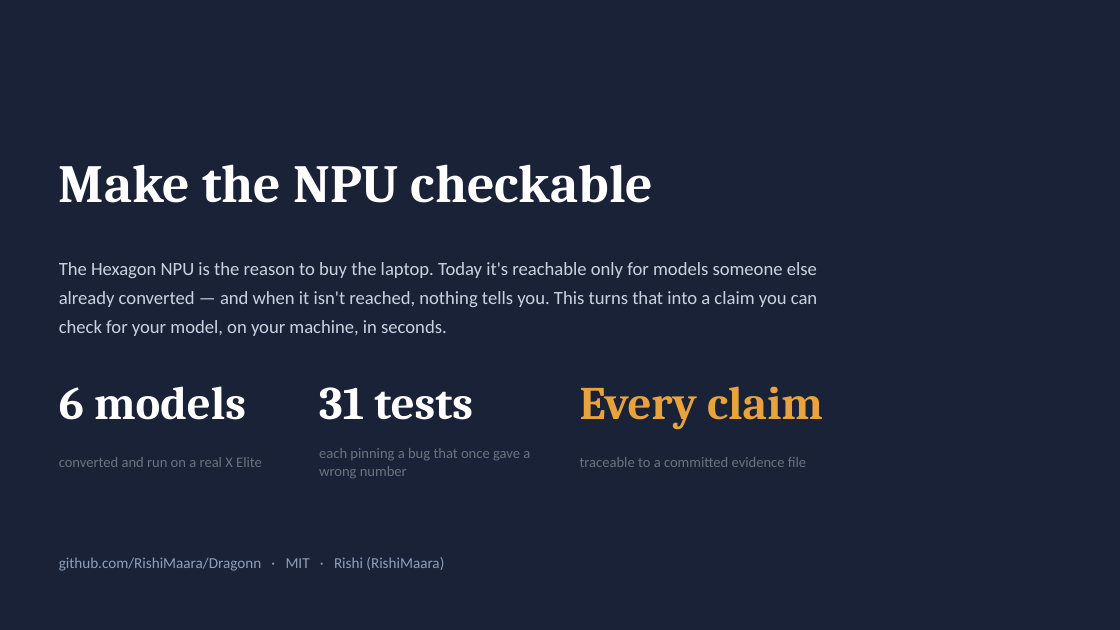
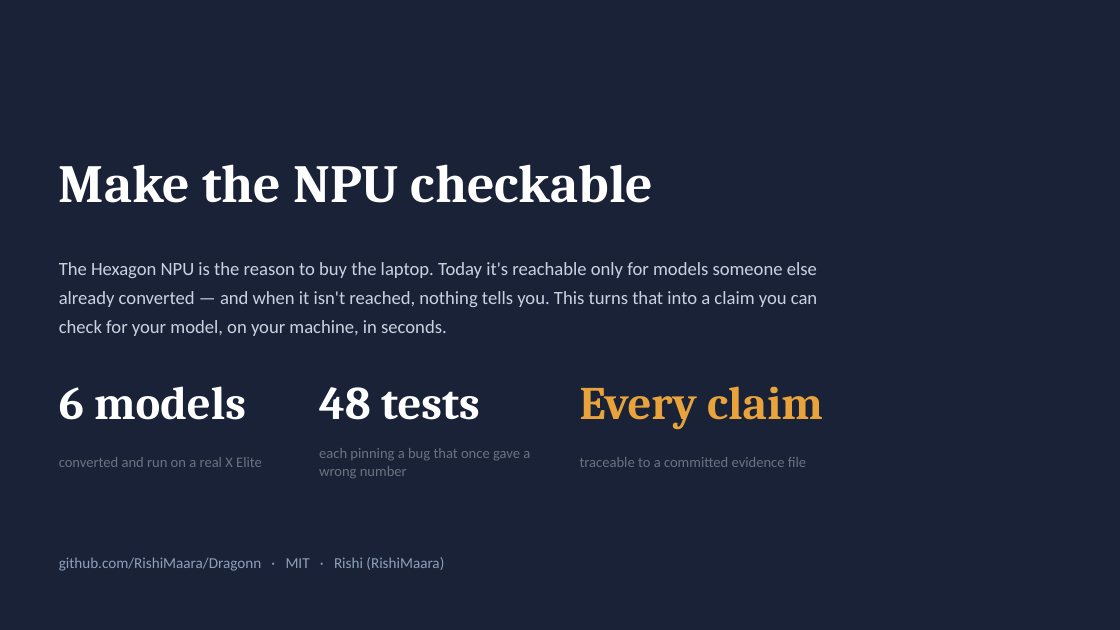
Before and after one commit to RishiMaara/Dragonn, a slide deck: slide 10 of docs/Hexagon-Bridge-Submission.pptx. Drawn at 1120x630 pixels with LibreOffice and Linux fonts; fonts in the diff are those of the drawing. Boxes give left, top, right and bottom in pixels: in the first picture for what was removed or moved away, otherwise in the second. Text is boxed around its words. In the diff, an @@ line names an element or a change of style, - is before the commit and + after.

```diff
--- a/docs/Hexagon-Bridge-Submission.pptx
+++ b/docs/Hexagon-Bridge-Submission.pptx
@@ text at (319,387,480,420): text changed @@
-31 tests
+48 tests
```
Also in this commit, not shown: 3 other slides changed, 1 slide added, 1 slide removed, 10 other files.
